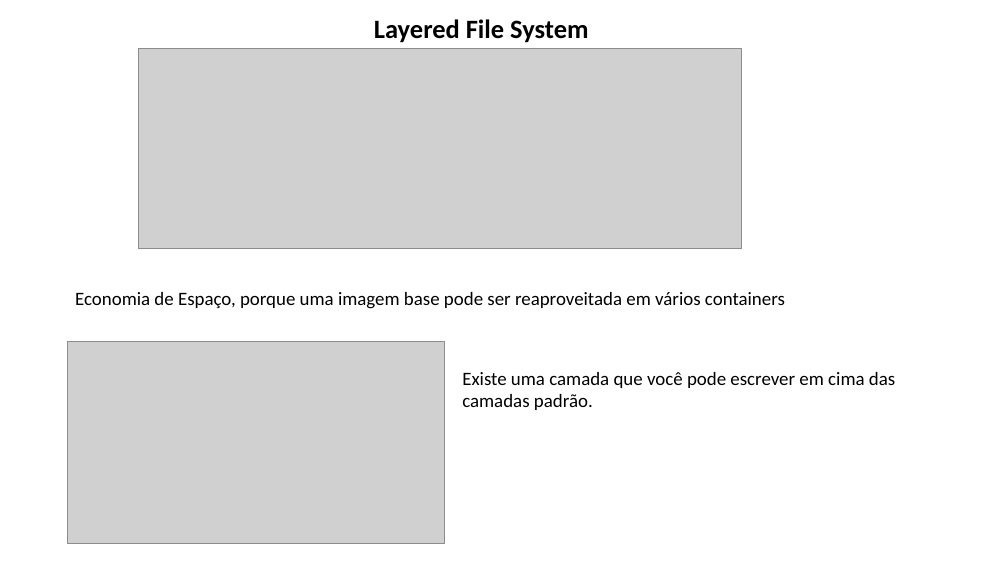
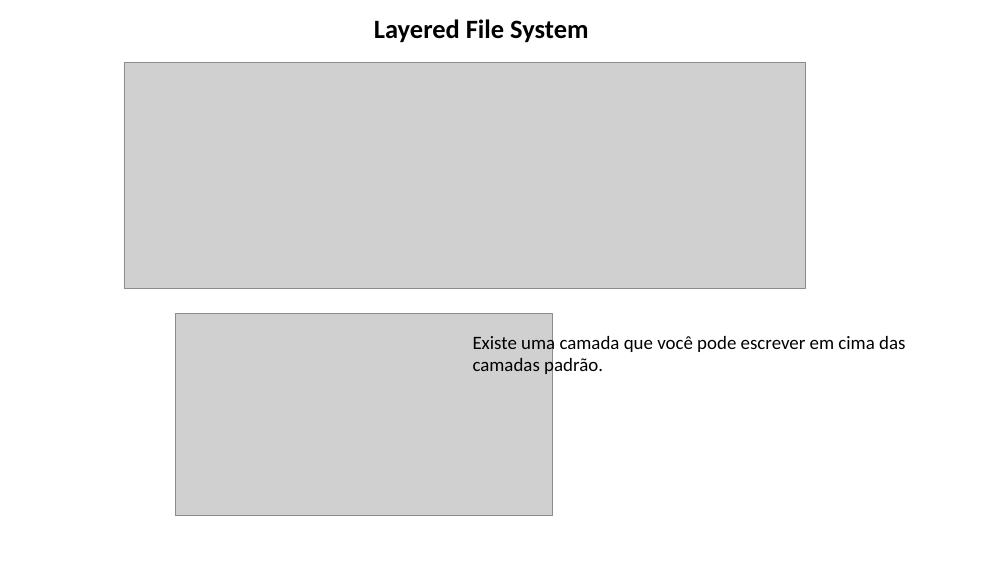
Before and after one commit to lacsousa/learning-docker, a slide deck: slide 14 of docs/docker-resumo.pptx (slide 13 before the commit). Drawn at 1008x567 pixels with LibreOffice and Linux fonts; fonts in the diff are those of the drawing; grey boxes stand for pictures. Boxes give left, top, right and bottom in pixels: in the first picture for what was removed or moved away, otherwise in the second. Text is boxed around its words. In the diff, an @@ line names an element or a change of style, - is before the commit and + after.

```diff
--- a/docs/docker-resumo.pptx
+++ b/docs/docker-resumo.pptx
@@ picture resized from (x1=138, y1=48, x2=742, y2=249) to (x1=125, y1=63, x2=805, y2=289) @@
@@ text removed at (x1=75, y1=292, x2=785, y2=309) @@
-Economia de Espaço, porque uma imagem base pode ser reaproveitada em vários containers
@@ picture moved from (x1=68, y1=341, x2=445, y2=543) to (x1=175, y1=314, x2=553, y2=516) @@
@@ text "Existe uma camada que você ..." rewrapped from (x1=462, y1=372, x2=895, y2=410) to (x1=473, y1=333, x2=905, y2=377) @@
```
Also in this commit, not shown: 9 other slides changed, 3 slides added, 3 slides removed.
